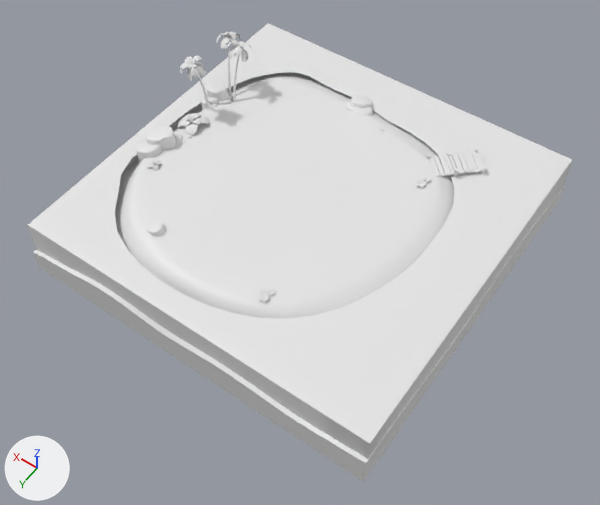
The FBX model IslandGame/Assets/Models/Placeholder/Island.fbx: old version first, new version second.
One viewpoint serves both versions: a 50 mm camera at (-29.1, 42.0, 56.0) aimed at (-2.0, 4.1, -3.5). Arrows for +X, +Y and +Z are at lower left; the lights stay in place. Materials are left out; every surface is plain grey. Where no turn or scale is listed for an object, it has been applied to the vertices. Vertices at the same position are counted once.

Objects in the first picture: 'Edge', 'Ground', 'Jetty', 'Rock2', 'Water'.
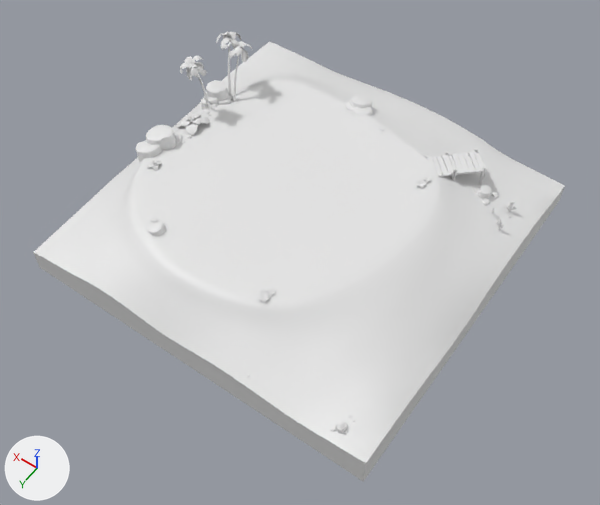
Edits to the bpy script that builds the scene:
```text
Change me_mesh_003:
    used by ob_water; parent = ob_island; location = (-1.024, -56.42, 0.547); scale = (1.07, 1.07, 1.07)
    remove me_mesh_003.from_pydata(...)  # 411 vertices, 372 faces; spans x -333.0..333.0, y -29.0..51.0, z -329.0..329.0
    add me_mesh_003.from_pydata(...)  # 411 vertices, 372 faces; spans x -333.0..334.0, y -29.0..51.0, z -334.0..333.0
    me_mesh_003 part 1: all 9 vertices in x 279.0..333.0, y -29.0..48.0, z -329.0..-311.0 are moved by (1.0, 0.0, -5.0)
Change me_mesh_004:
    used by ob_jetty; parent = ob_island; location = (-188.5, -11.75, 213.3)
    remove me_mesh_004.from_pydata(...)  # 571 vertices, 617 faces; spans x -54.5..54.5, y -24.7..24.7, z -52.7..52.7
    add me_mesh_004.from_pydata(...)  # 259 vertices, 238 faces; spans x -282.5..282.5, y -149.1..116.3, z -271.6..271.6
    me_mesh_004 part 2: the loose piece of 8 vertices spanning x -5.0..37.7, y 11.8..14.9, z -39.4..1.5 is multiplied about its middle by the matrix ((5.0, 0.0, -0.049), (0.0, 5.0, 0.0), (0.049, 0.0, 5.0)), then moved by (70.7, 35.4, -87.4)
    me_mesh_004 part 3: 219 vertices added at x -282.5..282.5, y -149.1..116.3, z -257.5..271.6
Change ob_water:
    ob_water.scale: (1.07, 1.07, 1.07) -> (1.08, 1.08, 1.08)
    add ob_water.hide_viewport = True
Change ob_jetty:
    ob_jetty.location: (-188.5, -11.75, 213.3) -> (-187.2, -8.742, 212.2)
    ob_jetty.scale: (1.0, 1.0, 1.0) -> (0.2, 0.2, 0.2)
Add ob_rock14:
    ob_rock14 = bpy.data.objects.new('Rock14', me_mesh_037)  # 23 vertices, 22 faces; spans x -0.154..0.166, y -0.165..0.139, z -0.133..0.106
    ob_rock14.location = (-6.33, 17.29, -2.64)
Add ob_rock6:
    ob_rock6 = bpy.data.objects.new('Rock6', me_mesh_008_1)  # 55 vertices, 54 faces; spans x -0.47..0.466, y -0.544..0.485, z -0.41..0.388
    ob_rock6.location = (-14.85, 16.65, -2.49)
Add ob_coral1:
    ob_coral1 = bpy.data.objects.new('coral1', me_mesh_1)  # 297 vertices, 292 faces; spans x -0.42..0.42, y -0.11..0.11, z -0.76..0.76
    ob_coral1.location = (-15.68, -7.64, -1.51)
Add ob_coral2:
    ob_coral2 = bpy.data.objects.new('coral2', me_mesh_001_1)  # 201 vertices, 196 faces; spans x -0.243..0.244, y -0.28..0.281, z -0.453..0.453
    ob_coral2.location = (-14.44, -8.7, -1.5)
Add ob_starfish2:
    ob_starfish2 = bpy.data.objects.new('starFish2', me_mesh_006_1)  # 91 vertices, 84 faces; spans x -0.12..0.15, y -0.135..0.145, z -0.077..0.05
    ob_starfish2.location = (-13.6, -11.16, -1.94)
Add ob_rock7:
    ob_rock7 = bpy.data.objects.new('Rock7', me_mesh_030)  # 110 vertices, 108 faces; spans x -0.78..0.88, y -0.71..0.93, z -0.7..0.6
    ob_rock7.location = (-12.53, -10.41, -1.57)
Add ob_starfish1:
    ob_starfish1 = bpy.data.objects.new('starFish1', me_mesh_007_1)  # 91 vertices, 84 faces; spans x -0.232..0.251, y -0.256..0.228, z -0.134..0.076
    ob_starfish1.location = (-14.92, 16.74, -2.15)
Add ob_construction_rock1:
    ob_construction_rock1 = bpy.data.objects.new('Construction_Rock1', me_mesh_003_1)  # 23 vertices, 22 faces; spans x -0.162..0.135, y -0.184..0.147, z -0.105..0.086
    ob_construction_rock1.location = (-15.37, 16.81, -2.69)
Add ob_construction_rock3:
    ob_construction_rock3 = bpy.data.objects.new('Construction_Rock3', me_mesh_005_1)  # 23 vertices, 22 faces; spans x -0.209..0.208, y -0.238..0.173, z -0.158..0.134
    ob_construction_rock3.location = (-14.42, 17.1, -2.82)
Add ob_coral3:
    ob_coral3 = bpy.data.objects.new('coral3', me_mesh_002_1)  # 377 vertices, 372 faces; spans x -0.533..0.546, y -0.441..0.45, z -0.696..0.696
    ob_coral3.location = (-15.46, -10.25, -1.67)
Add ob_rock9:
    ob_rock9 = bpy.data.objects.new('Rock9', me_mesh_032)  # 55 vertices, 54 faces; spans x -0.315..0.352, y -0.329..0.434, z -0.273..0.281
    ob_rock9.location = (-13.57, -11.11, -2.19)
Add ob_rock8:
    ob_rock8 = bpy.data.objects.new('Rock8', me_mesh_031)  # 55 vertices, 54 faces; spans x -0.365..0.431, y -0.407..0.497, z -0.302..0.323
    ob_rock8.location = (-13.31, -9.48, -1.81)
```

Boxes [x1, y1, x2, y2] around the edits, measured in the pictures (600 x 505 px; the box of a moved part takes in the faces that stretch with it):
'Water', hidden: before [27, 23, 573, 459]
'Jetty', reshaped, moved, rescaled: before [427, 148, 487, 177]; after [425, 148, 487, 185]
'Rock7', added: after [474, 185, 491, 199]
'Rock6', added: after [336, 420, 348, 434]
'coral3', added: after [503, 201, 517, 212]
'coral1', added: after [495, 218, 504, 230]
'Rock8', added: after [482, 198, 489, 206]
'Rock9', added: after [493, 192, 498, 198]
'starFish1', added: after [338, 422, 344, 428]
'Construction_Rock3', added: after [331, 427, 336, 432]
'coral2', added: after [491, 207, 495, 214]
'Construction_Rock1', added: after [344, 430, 348, 434]
part 1 of me_mesh_003, moved or reshaped (not visible afterwards): before [27, 204, 79, 270]
part 2 of me_mesh_004, moved or reshaped: before [438, 155, 451, 176]; after [437, 156, 449, 176]
part 3 of me_mesh_004, added: after [425, 148, 486, 185]
